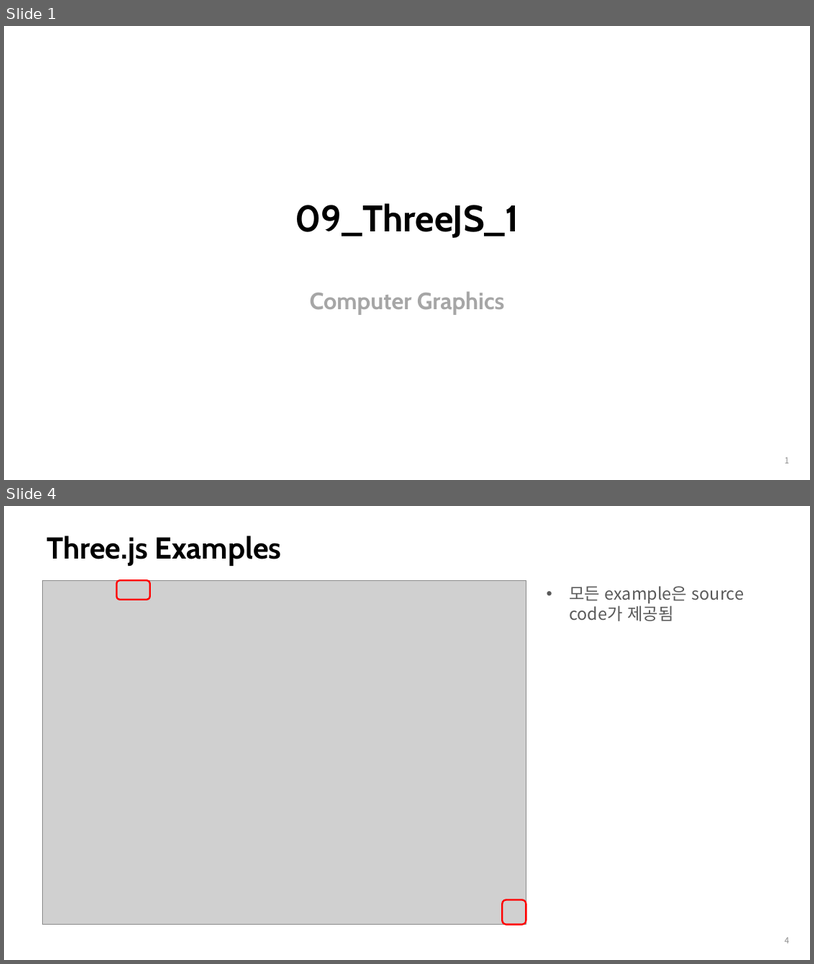
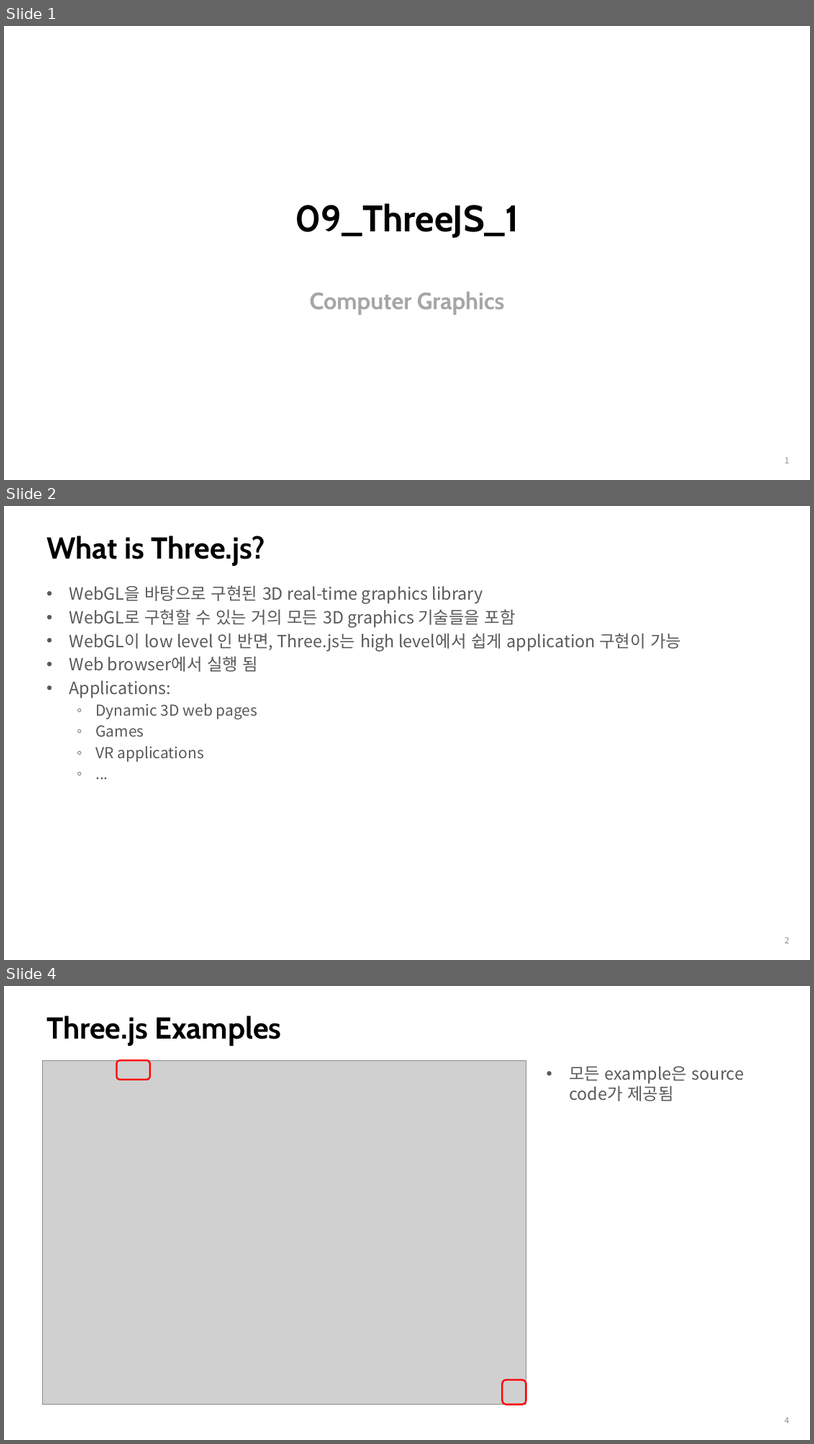
Before and after one commit to enaedong/WebGLDistFork, a slide deck: Notes/09_ThreeJS_1.pptx. Shown one above the other, each under a label of ours: slides 1 and 4 before the commit, slides 1, 2 and 4 after it; the slides between them are not shown. The pictures are 814x964 and 814x1444 pixels, drawn with LibreOffice and Linux fonts; fonts in the diff are those of the drawing; grey boxes stand for pictures. Boxes give left, top, right and bottom in pixels: in the first picture for what was removed or moved away, otherwise in the second. Text is boxed around its words. In the diff, an @@ line names an element or a change of style, - is before the commit and + after.

```diff
--- a/Notes/09_ThreeJS_1.pptx
+++ b/Notes/09_ThreeJS_1.pptx
@@ slide 2 added at (x1=4, y1=506, x2=810, y2=960), background #FFFFFF @@
@@ title added at (x1=46, y1=536, x2=265, y2=566), 36 pt, text #000000, bold @@
+What is Three.js?
@@ text added at (x1=70, y1=585, x2=682, y2=762), 20 pt, text #595959 @@
+• WebGL을 바탕으로 구현된 3D real-time graphics library
+• WebGL로 구현할 수 있는 거의 모든 3D graphics 기술들을 포함
+• WebGL이 low level 인 반면, Three.js는 high level에서 쉽게 application 구현이 가능
+• Web browser에서 실행 됨
+• Applications:
+  ◦ Dynamic 3D web pages
+  ◦ Games
+  ◦ VR applications
+  ◦ ...
@@ page number added at (x1=785, y1=937, x2=790, y2=943), 10 pt, text #8C8C8C @@
+2
```
Also in this commit, not shown: 2 slides changed, 1 slide removed, 3 other files.
